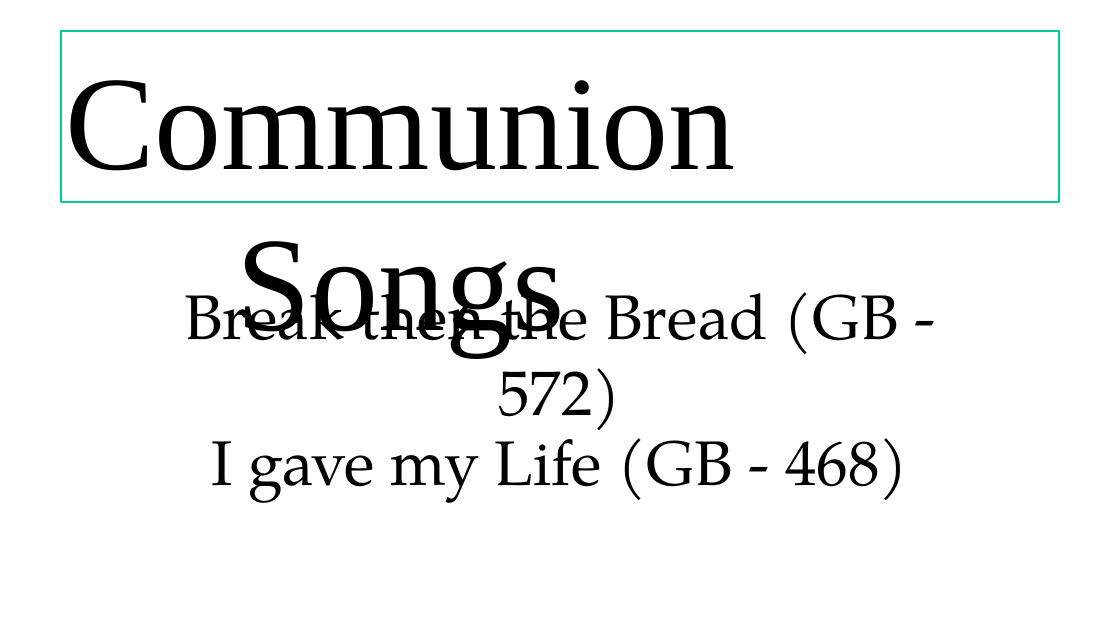
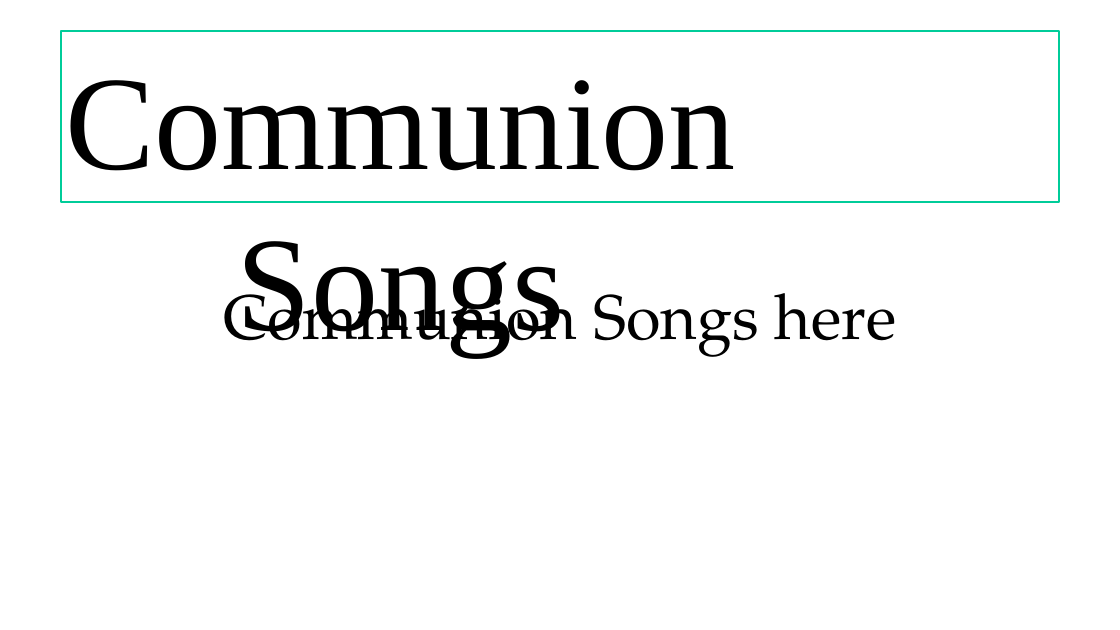
Before and after one commit to gijocode/Church_PPT_Utility, a slide deck: slide 119 of templates/PPT English Service.pptx. Drawn at 1120x630 pixels with LibreOffice and Linux fonts; fonts in the diff are those of the drawing. Boxes give left, top, right and bottom in pixels: in the first picture for what was removed or moved away, otherwise in the second. Text is boxed around its words. In the diff, an @@ line names an element or a change of style, - is before the commit and + after.

```diff
--- a/templates/PPT English Service.pptx
+++ b/templates/PPT English Service.pptx
@@ text at (x1=65, y1=80, x2=897, y2=356): text changed @@
-Break then the Bread (GB - 572)
+Communion Songs here
@@ text removed at (x1=212, y1=423, x2=908, y2=503) @@
-I gave my Life (GB - 468)
```
Also in this commit, not shown: 1 other slide changed, 2 slides added, 2 slides removed, 1 other file.
